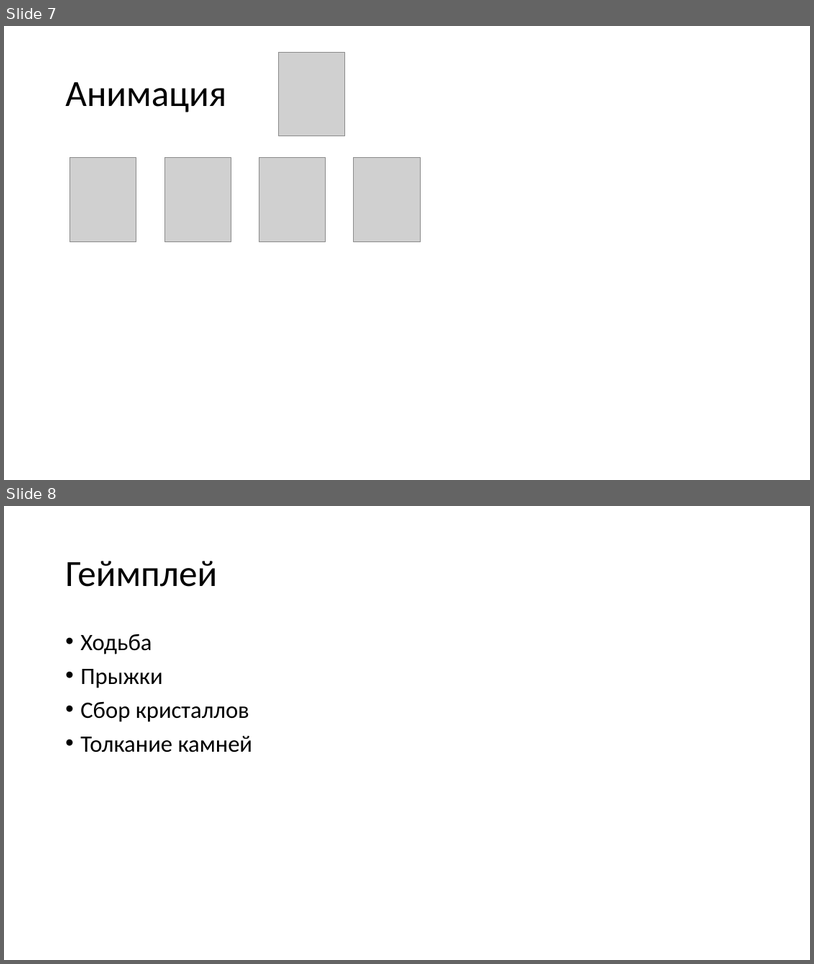
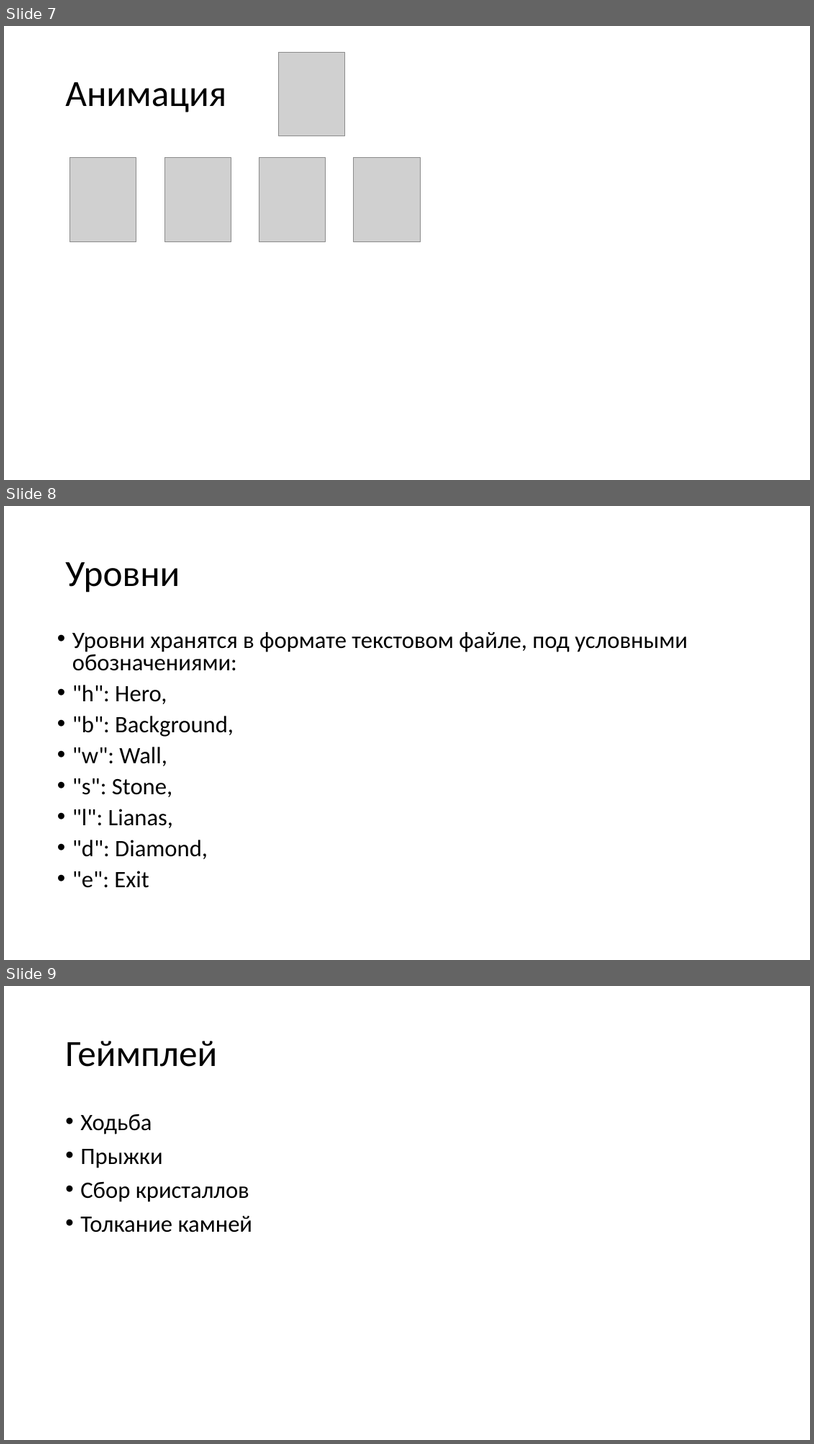
Before and after one commit to Scheise45/projeckt_2, a slide deck: документы/проект2.pptx. Shown one above the other, each under a label of ours: slides 7 and 8 before the commit, slides 7, 8 and 9 after it. The pictures are 814x964 and 814x1444 pixels, drawn with LibreOffice and Linux fonts; fonts in the diff are those of the drawing; grey boxes stand for pictures. Boxes give left, top, right and bottom in pixels: in the first picture for what was removed or moved away, otherwise in the second. Text is boxed around its words. In the diff, an @@ line names an element or a change of style, - is before the commit and + after.

```diff
--- a/документы/проект2.pptx
+++ b/документы/проект2.pptx
@@ slide 8 added at (4,506,810,960), background #FFFFFF @@
@@ title added at (65,562,180,592), 44 pt, text #000000 @@
+Уровни
@@ text added at (72,632,688,888), 28 pt, text #000000 @@
+• Уровни хранятся в формате текстовом файле, под условными обозначениями:
+• "h": Hero,
+• "b": Background,
+• "w": Wall,
+• "s": Stone,
+• "l": Lianas,
+• "d": Diamond,
+• "e": Exit
@@ what was slide 8 is now slide 9 @@
```
Also in this commit, not shown: 2 slides changed, 3 other slides added, 2 other files.
